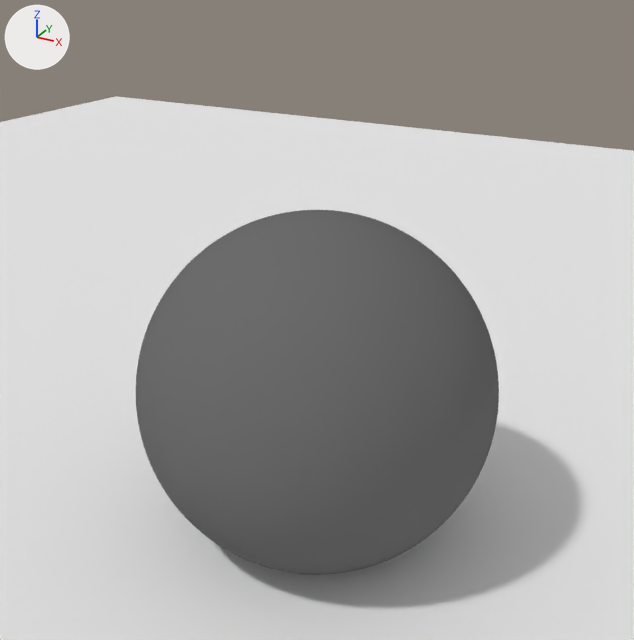
An edit to the Blender file clients/rio_de_hola/objects/items/resort/balls/green/source/beachball-green.blend, drawn before and after from the same camera.
Rendered twice from a camera (50 mm lens) standing at (0.385, -0.701, 0.583) and looking at (0.0, 0.0, 0.232). The lights are fixed; the arrows at upper left show +X, +Y and +Z.
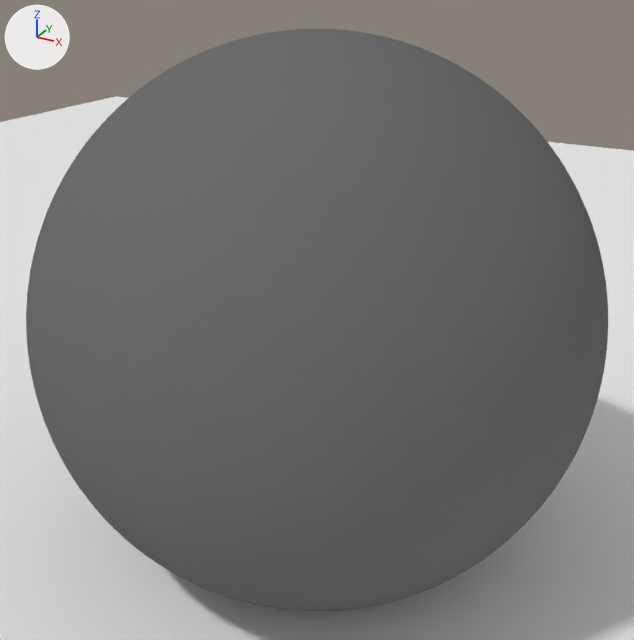
Diff of the bpy script that builds the scene:
```diff
--- a/clients/rio_de_hola/objects/items/resort/balls/green/source/beachball-green.blend.py
+++ b/clients/rio_de_hola/objects/items/resort/balls/green/source/beachball-green.blend.py
@@ ob_sphere @@
 ob_sphere = bpy.data.objects.new('Sphere', me_sphere)
-ob_sphere.location = (0.0, 0.0, 0.029)
+ob_sphere.location = (0.0, 0.0, 0.044)
 ob_sphere.rotation_euler = (0.243, -0.233, -0.302)  # degrees (14, -13, -17)
-ob_sphere.scale = (0.101, 0.101, 0.101)
+ob_sphere.scale = (0.151, 0.151, 0.151)
 _m = ob_sphere.modifiers.new('Subsurf', 'SUBSURF')
```

Location of each change, [x1, y1, x2, y2] in pixels of the pictures (634 x 640 px):
'Sphere', moved, rescaled (60% wider, 59% taller)
    before: [136, 210, 499, 575]
    after: [26, 29, 608, 611]
'Plane', unchanged, covered by the edit
    both: [0, 96, 634, 640]
